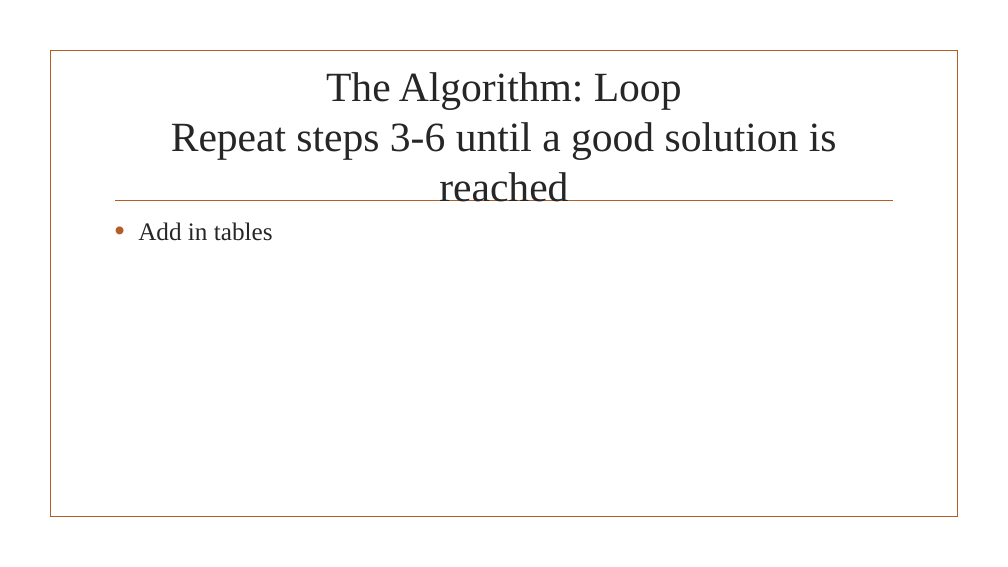
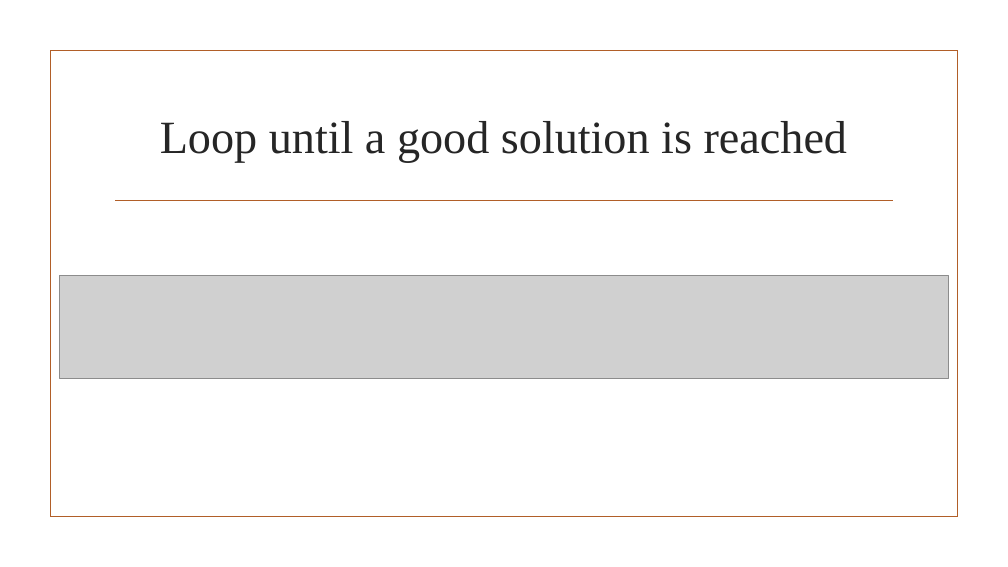
Before and after one commit to JaniR13/AdvAlgoProject, a slide deck: slide 17 of PowerpointSlides/The Flexible Job Shop Scheduling Algorithm.pptx (slide 16 before the commit). Drawn at 1008x567 pixels with LibreOffice and Linux fonts; fonts in the diff are those of the drawing; grey boxes stand for pictures; background and template pictures are left out. Boxes give left, top, right and bottom in pixels: in the first picture for what was removed or moved away, otherwise in the second. Text is boxed around its words. In the diff, an @@ line names an element or a change of style, - is before the commit and + after.

```diff
--- a/PowerpointSlides/The Flexible Job Shop Scheduling Algorithm.pptx
+++ b/PowerpointSlides/The Flexible Job Shop Scheduling Algorithm.pptx
@@ title at <box>160,121,848,162</box>: text changed; size 39.6 to 44 pt @@
-The Algorithm: Loop
-Repeat steps 3-6 until a good solution is reached
+Loop until a good solution is reached
@@ text removed at <box>138,222,273,241</box> @@
-• Add in tables
@@ picture added at <box>60,276,949,378</box> @@
```
Also in this commit, not shown: 5 other slides changed, 5 slides added, 1 other file.
